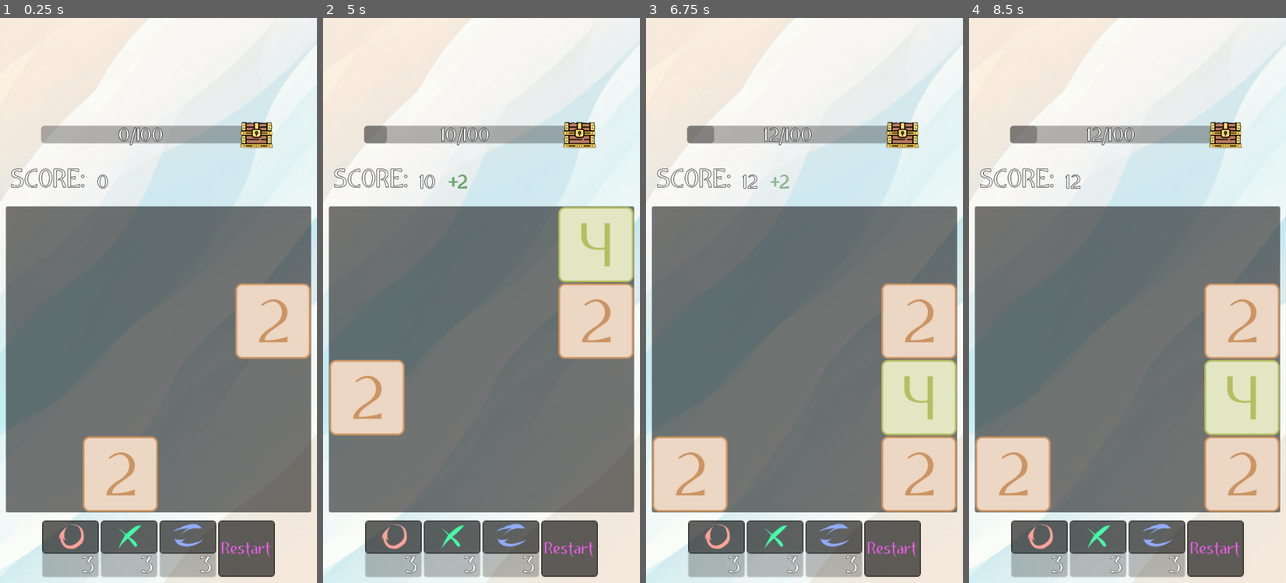
Above: before the commit, frames 1-4 (left to right).
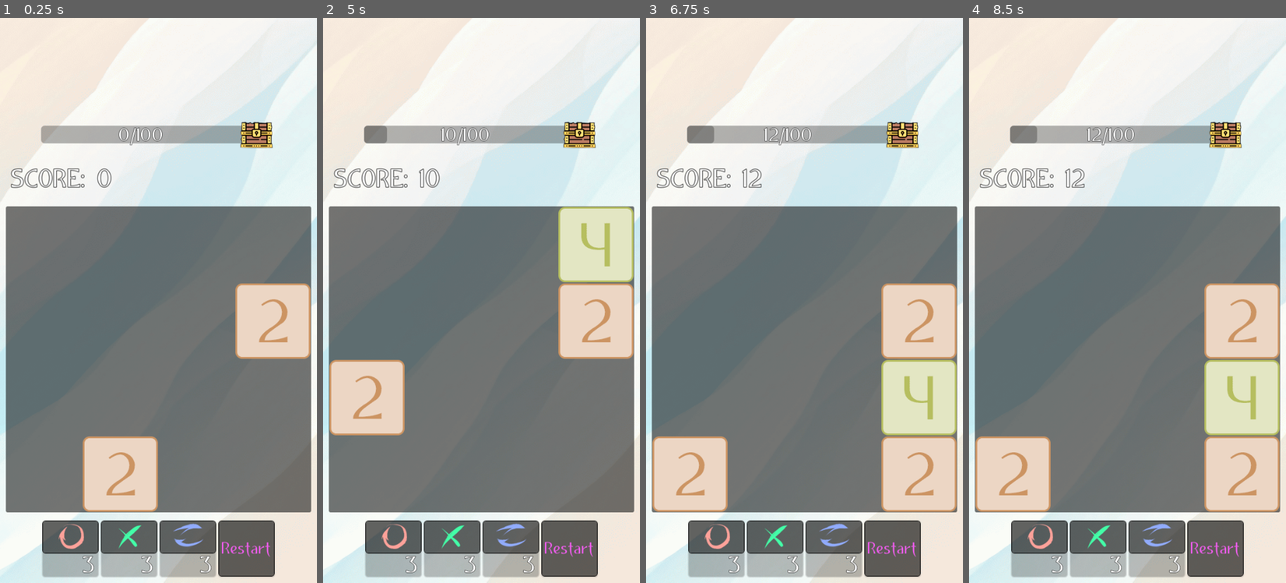
Above: after the commit, the same moments.

Repository: thagarion/2048
Game: Godot game, scene res://scenes/main.tscn
The game is run twice, just before and just after one commit, with the same random seed, the same clock (stepped at 60 frames per second) and the same inputs.
Inputs (mouse positions are in pixels of both pictures, inside the frame that each line leads up to):
- Up to frame 1 (0.25 s): no input
- Up to frame 2 (5 s): click (392, 537) at 0.52 s; click "Restart" at 1.25 s; click "Restart" at 2 s; click "Restart" at 2.75 s; click "Yes" at 3.5 s; tap Enter at 4.25 s; move the mouse to (481, 357) at 4.27 s; hold Up (move up) from 4.28 s (still down); tap Right (move rigth) at 4.35 s; click (481, 357) at 4.42 s
- Up to frame 3 (6.75 s): move the mouse to (918, 244) at 5.02 s; release Up (move up) at 5.03 s; hold Down (move down) 5.03-5.78 s; tap Right (move rigth) at 5.1, 5.85 s; click (918, 244) at 5.17 s; tap R (restart) at 5.75 s; move the mouse to (918, 475) at 5.77 s; hold Up (move up) 5.78-6.5 s; click (918, 475) at 5.92 s; click "No" at 6.5 s
- Up to frame 4 (8.5 s): tap R (restart) at 7.25, 8 s; move the mouse to (1013, 475) at 7.27 s; hold Up (move up) 7.28-8.03 s; tap Right (move rigth) at 7.35, 8.1 s; click (1013, 475) at 7.42 s; move the mouse to (1241, 323) at 8.02 s; hold Left (move left) from 8.03 s (still down); click (1241, 323) at 8.17 s

The runs differ from the first frame. In frame 1, 0.3% of the frame differs, in the area x 3-52%, y 19-31%; in frame 2, 0.4%, in the area x 3-53%, y 19-31%; in frame 3, 0.4%; in frame 4, 0.3%.

Commit message:
Steps store initial

Diff:
--- a/project.godot
+++ b/project.godot
@@ -74,3 +74,6 @@
 
 renderer/rendering_method="mobile"
 textures/vram_compression/import_etc2_astc=true
+anti_aliasing/quality/msaa_2d=1
+anti_aliasing/quality/msaa_3d=1
+anti_aliasing/quality/screen_space_aa=1
--- /dev/null
+++ b/scenes/game/action_storage.gd
@@ -0,0 +1,47 @@
+extends Node
+
+class_name ActionStorage
+
+enum ActionType {Add = 0, Remove = 1, Change = 2}
+
+class Action:
+	var type: ActionType
+	var from: Vector2
+	var to: Vector2
+	var old_value: int
+	var new_value: int
+
+var steps = []
+var actions = []
+var max_size: int
+var current_step = 0
+
+func set_size(val: int):
+	max_size = val + 1
+	while steps.size() > max_size:
+		steps.pop_front()
+
+func add_step():
+	steps.append([])
+	if steps.size() > max_size:
+		steps.pop_front()
+	else:
+		current_step += 1
+
+func add(location: Vector2):
+	var action = Action.new()
+	action.type = ActionType.Add
+	action.to = location
+	steps[current_step].append(action)
+
+func remove(location: Vector2):
+	var action = Action.new()
+	action.type = ActionType.Remove
+	action.from = location
+	steps[current_step].append(action)
+
+func merge(location: Vector2):
+	var action = Action.new()
+	action.type = ActionType.Remove
+	action.from = location
+	steps[current_step].append(action)
--- a/scenes/score/add_number_label_settings.tres
+++ b/scenes/score/add_number_label_settings.tres
@@ -6,5 +6,6 @@
 font = ExtResource("1_sfjtx")
 font_size = 30
 font_color = Color(0.258824, 0.607843, 0.243137, 1)
-outline_size = 3
-outline_color = Color(0, 0.345098, 0, 1)
+shadow_size = 3
+shadow_color = Color(0, 0.345098, 0, 0.666667)
+shadow_offset = Vector2(0, 0)
--- a/scenes/score/label_settings.tres
+++ b/scenes/score/label_settings.tres
@@ -5,5 +5,6 @@
 [resource]
 font = ExtResource("1_7c6s4")
 font_size = 40
-outline_size = 3
-outline_color = Color(0, 0, 0, 1)
+shadow_size = 5
+shadow_color = Color(0.0605303, 0.0605303, 0.0605303, 0.694118)
+shadow_offset = Vector2(0, 0)
--- a/scenes/score/number_label_settings.tres
+++ b/scenes/score/number_label_settings.tres
@@ -5,5 +5,6 @@
 [resource]
 font = ExtResource("1_87ad7")
 font_size = 30
-outline_size = 3
-outline_color = Color(0, 0, 0, 1)
+shadow_size = 3
+shadow_color = Color(0.0588235, 0.0588235, 0.0588235, 0.694118)
+shadow_offset = Vector2(0, 0)
--- a/scenes/score/score.tscn
+++ b/scenes/score/score.tscn
@@ -206,12 +206,13 @@
 size_flags_vertical = 8
 text = "0
 "
-label_settings = ExtResource("3_1pbcv")
+label_settings = ExtResource("2_x8m3q")
 
 [node name="AddScoreNumber" type="Label" parent="NumbersContainer"]
+visible = false
 modulate = Color(1, 1, 1, 0)
 layout_mode = 2
-size_flags_vertical = 8
+size_flags_vertical = 1
 text = "+5"
 label_settings = ExtResource("4_xs4om")
 
